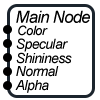
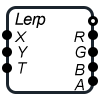
Layer changes from the first 100×100 image to the second:
hid group "main node" (23 layers) over (3, 4, 95, 98)
showed group "lerp" (18 layers) over (2, 6, 98, 94)
renamed "Clamp" to "Lerp", painted on it over (15, 12, 60, 28)
